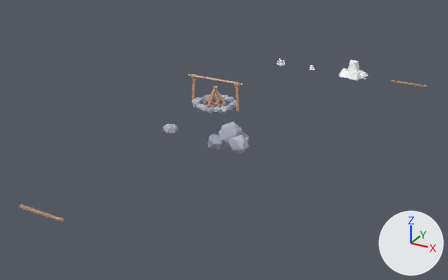
The Blender file _ArtSource/campfire_stones.blend as it was, and as the next commit left it.
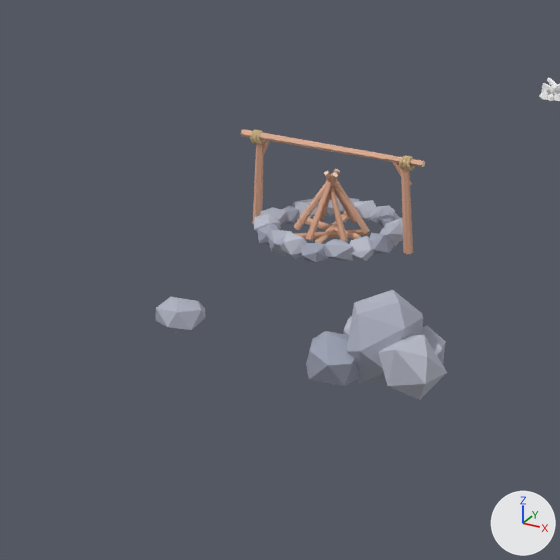
Each version is shown whole from a 50 mm lens placed at (7.17, -12.58, 5.4), pointed at (1.06, -1.47, -0.15), then close up on the part from 26% to 63% of the width and 13% to 72% of the height. The lights are fixed; the arrows at lower right show +X, +Y and +Z. The older version's two pictures come first.

In view in the first close-up: 'boulder_chunk1', 'boulder_chunk2', 'boulder_chunk3', 'spit_bar', 'spit_post_L', 'spit_post_R', 'stone_single' and 39 more.
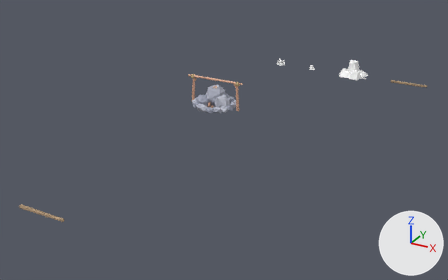
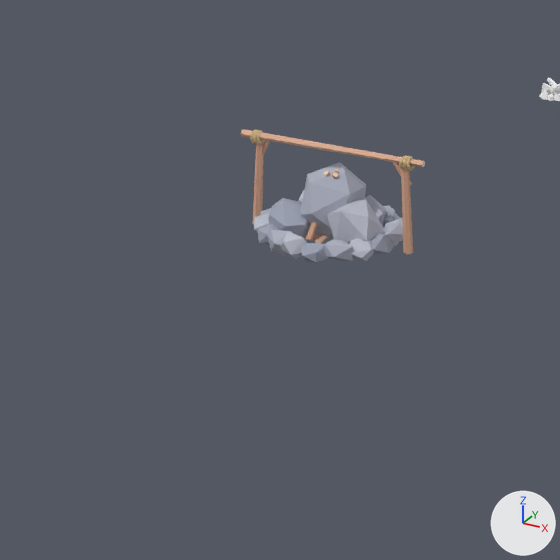
ob_rock_boulder is not drawn itself; it is the parent of ob_boulder_chunk1, ob_boulder_chunk2, ob_boulder_chunk3, ob_boulder_chunk4, ob_boulder_chunk5.

Where the change shows, as pixel boxes [x1, y1, x2, y2] in the close-ups (560 x 560 px):
'boulder_chunk1', moved
    before: [346, 290, 423, 383]
    after: [300, 162, 366, 243]
'boulder_chunk2', moved
    before: [378, 335, 447, 400]
    after: [327, 200, 385, 244]
'boulder_chunk3', moved
    before: [306, 331, 359, 386]
    after: [268, 198, 309, 241]
'stone_single', moved (not visible afterwards)
    before: [156, 296, 205, 333]
'boulder_chunk5', moved
    before: [422, 326, 446, 365]
    after: [365, 195, 386, 227]
'boulder_chunk4', moved (mostly hidden)
    before: [343, 316, 352, 335]
    after: [299, 189, 305, 202]

The change in detail:
me_icosphere_006 is used by ob_stone_single; location (0.0, -2.0, 0.118).
me_icosphere_006 had 17 vertices, 30 faces and spanned x -0.179..0.161, y -0.14..0.137, z -0.128..0.094.
me_icosphere_006 now has 17 vertices, 30 faces and spans x -0.179..0.161, y -0.14..0.137, z 0.0..0.222.
me_icosphere_006 part 1: the whole mesh is moved by (0.0, 0.0, 0.128).
Object 'stone_single' (ob_stone_single) moves from (0.0, -2.0, 0.118) to (0.0, 0.0, 0.0).
Object 'rock_boulder' (ob_rock_boulder) moves from (1.5, -2.0, 0.0) to (0.0, 0.0, 0.0).
